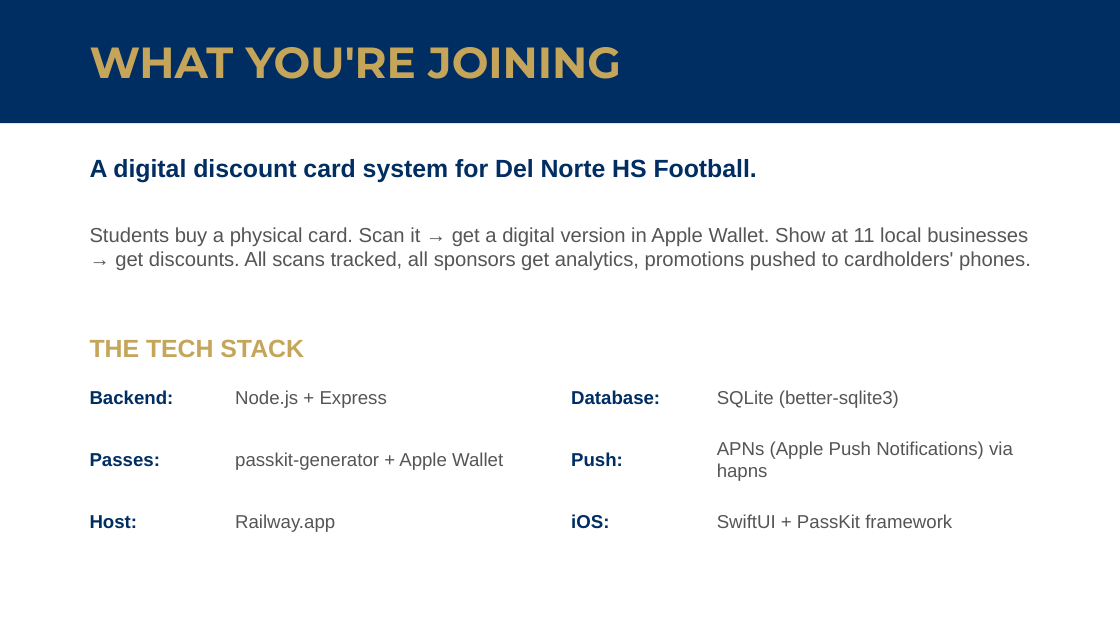
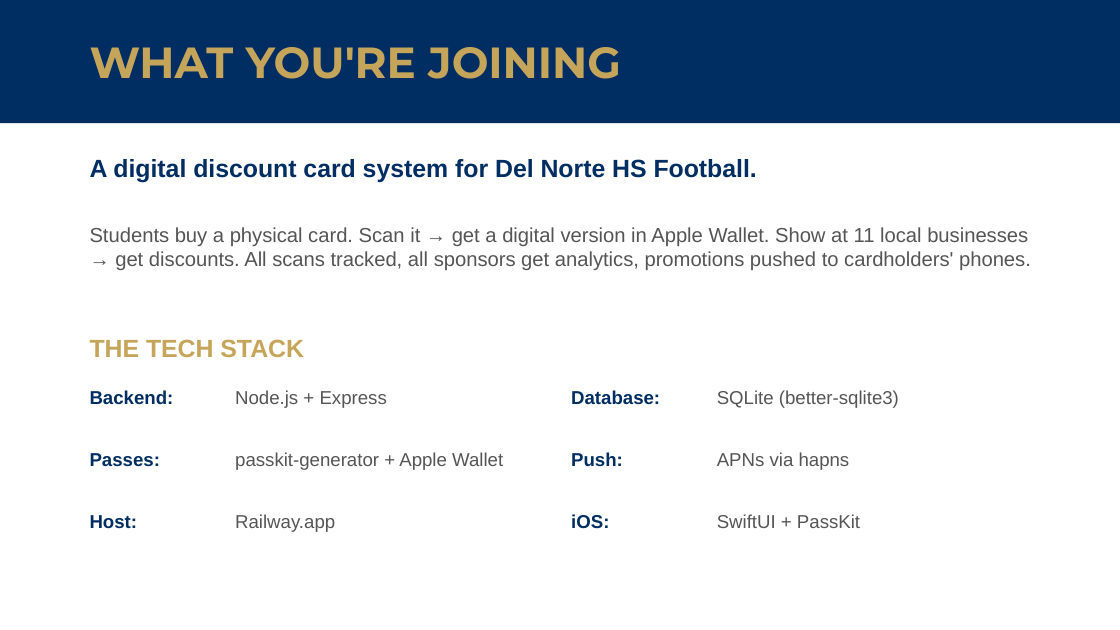
Before and after one commit to hoserR9/school-discount-pass, a slide deck: slide 2 of pitch/Del-Norte-Engineer-Onboarding.pptx. Drawn at 1120x630 pixels with LibreOffice and Linux fonts; fonts in the diff are those of the drawing. Boxes give left, top, right and bottom in pixels: in the first picture for what was removed or moved away, otherwise in the second. Text is boxed around its words. In the diff, an @@ line names an element or a change of style, - is before the commit and + after.

```diff
--- a/pitch/Del-Norte-Engineer-Onboarding.pptx
+++ b/pitch/Del-Norte-Engineer-Onboarding.pptx
@@ text at [717,452,850,470]: text changed @@
-APNs (Apple Push Notifications) via hapns
+APNs via hapns
@@ text at [717,514,860,528]: text changed @@
-SwiftUI + PassKit framework
+SwiftUI + PassKit
```
Also in this commit, not shown: 5 other slides changed, 1 slide added, 1 slide removed, 5 other files.
